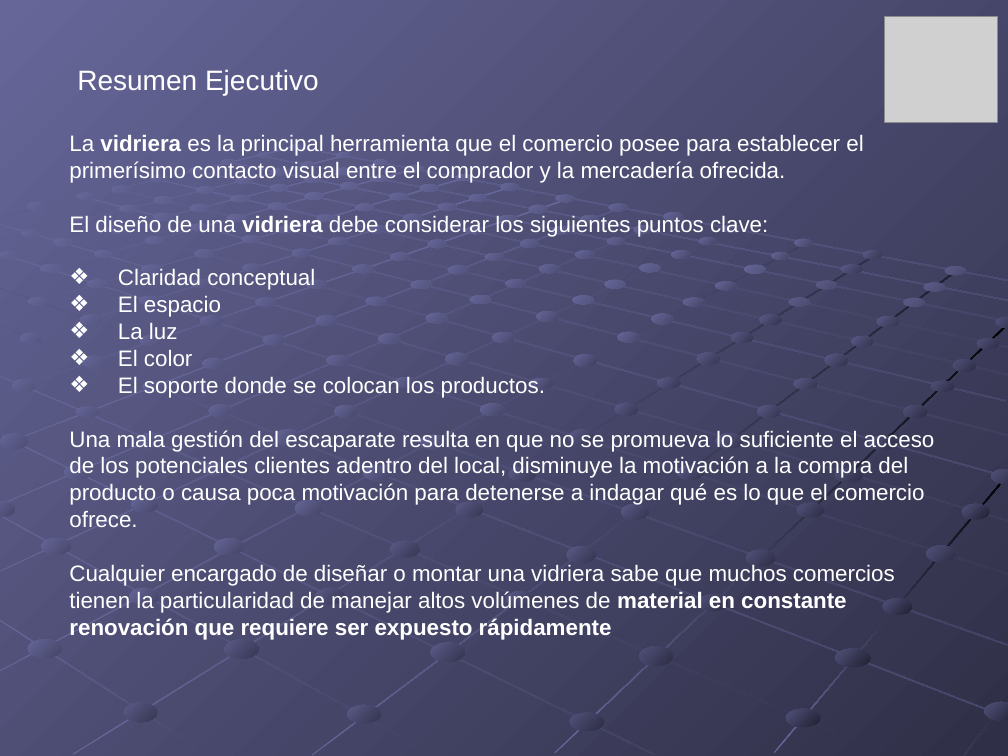
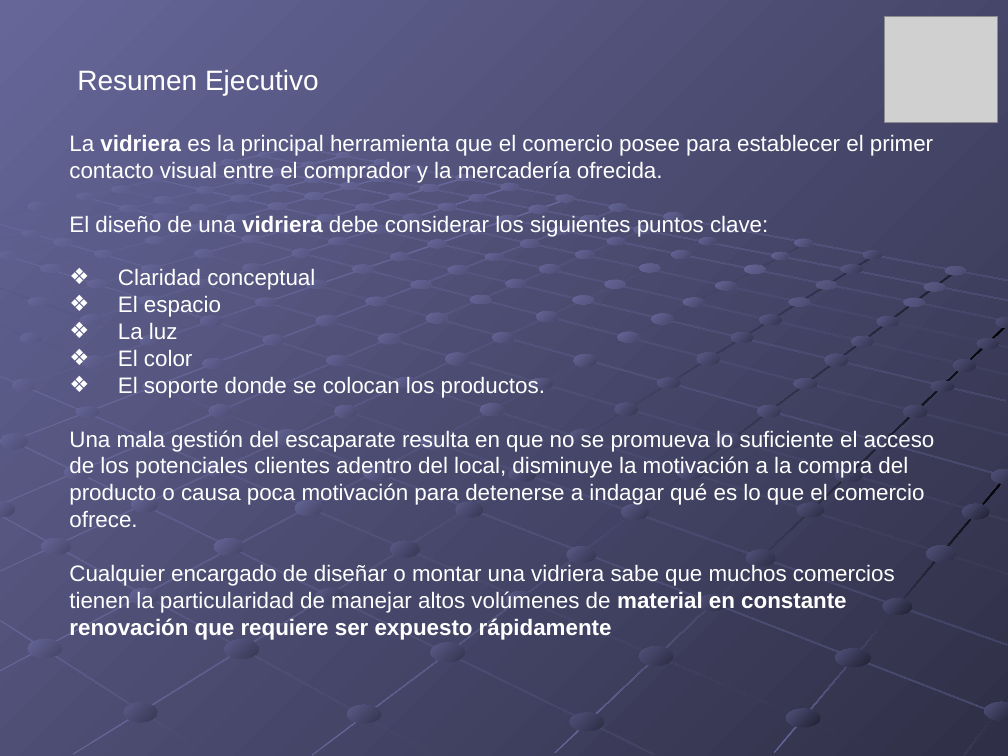
Before and after one commit to carlamadeo/proyectosfacultad, a slide deck: slide 4 of FPI/Vidriera Digital/FPI-V3.ppt. Drawn at 1008x756 pixels with LibreOffice and Linux fonts; fonts in the diff are those of the drawing; grey boxes stand for pictures. Boxes give left, top, right and bottom in pixels: in the first picture for what was removed or moved away, otherwise in the second. Text is boxed around its words. In the diff, an @@ line names an element or a change of style, - is before the commit and + after.

```diff
--- a/FPI/Vidriera Digital/FPI-V3.ppt
+++ b/FPI/Vidriera Digital/FPI-V3.ppt
@@ text at [69,134,933,183]: text changed @@
-La vidriera es la principal herramienta que el comercio posee para establecer el primerísimo contacto visual entre el comprador y la mercadería ofrecida.
+La vidriera es la principal herramienta que el comercio posee para establecer el primer contacto visual entre el comprador y la mercadería ofrecida.
```
Also in this commit, not shown: 2 other files.
